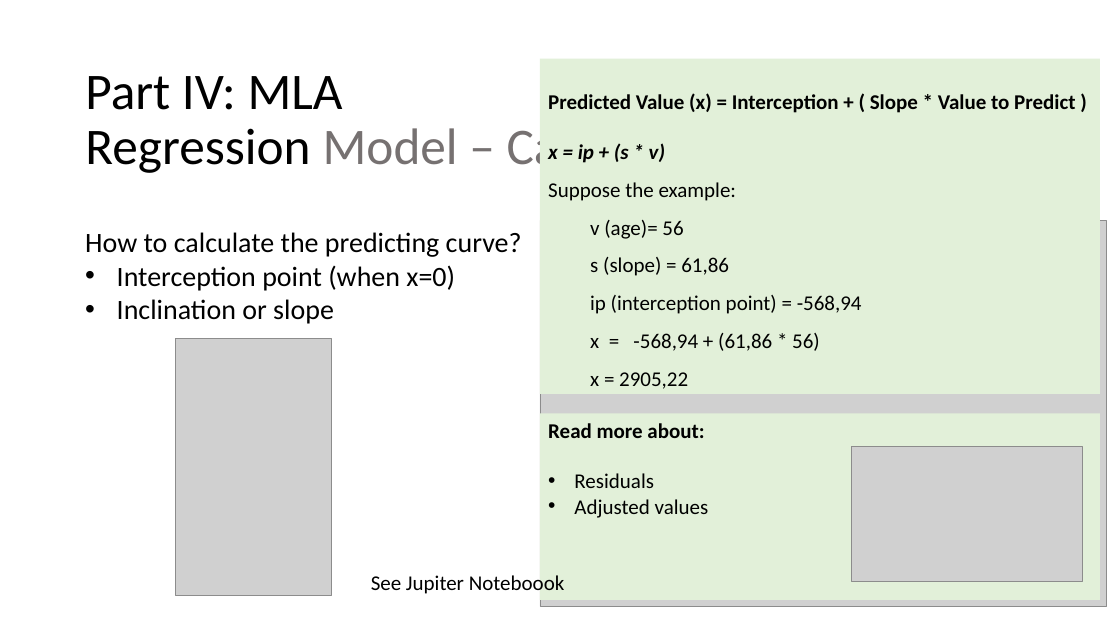
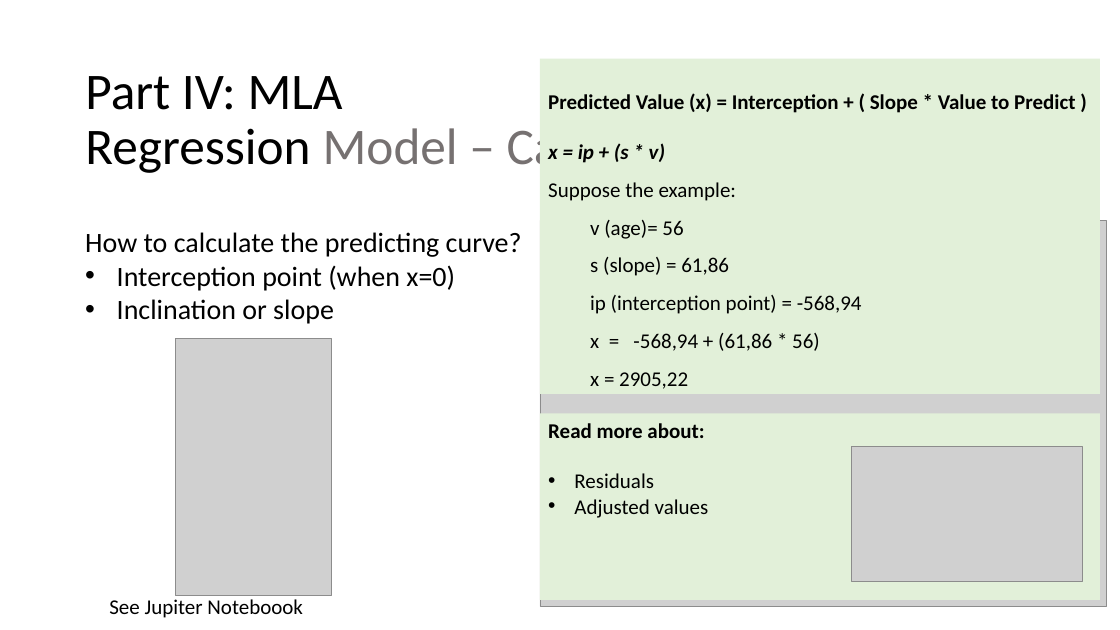
Before and after one commit to luferIPCA/MIA-MLA-25-26, a slide deck: slide 28 of Slides/5 - MIA - MLA -II - Regression.ppsx (slide 21 before the commit). Drawn at 1120x630 pixels with LibreOffice and Linux fonts; fonts in the diff are those of the drawing; grey boxes stand for pictures. Boxes give left, top, right and bottom in pixels: in the first picture for what was removed or moved away, otherwise in the second. Text is boxed around its words. In the diff, an @@ line names an element or a change of style, - is before the commit and + after.

Commit message:
Refression Models

```diff
--- a/Slides/5 - MIA - MLA -II - Regression.ppsx
+++ b/Slides/5 - MIA - MLA -II - Regression.ppsx
@@ text "See Jupiter Noteboook": place and size @@
-text "See Jupiter Noteboook" at (371,575,565,594)
+text "See Jupiter Noteboook" at (109,599,303,618)
```
Also in this commit, not shown: 10 other slides changed, 7 slides added.
